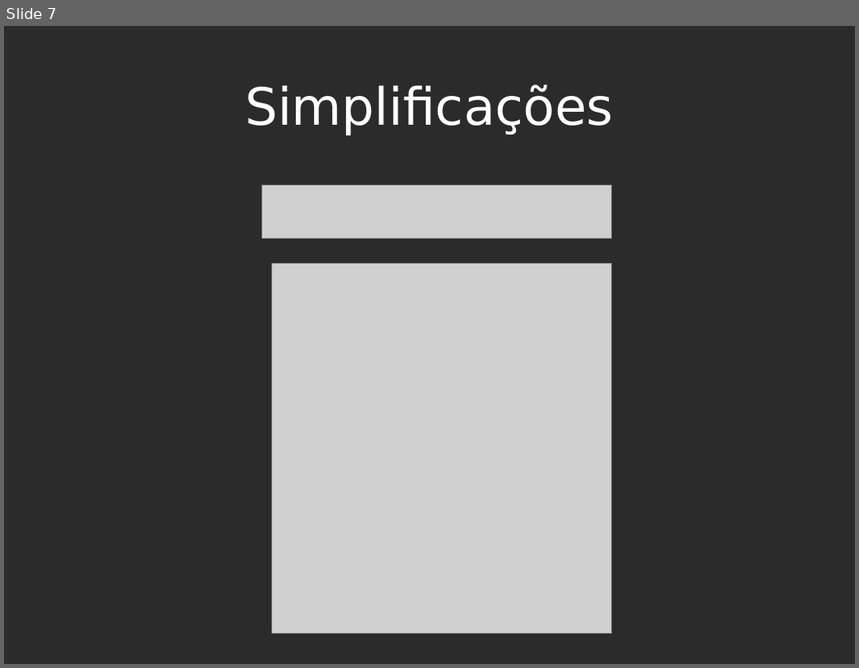
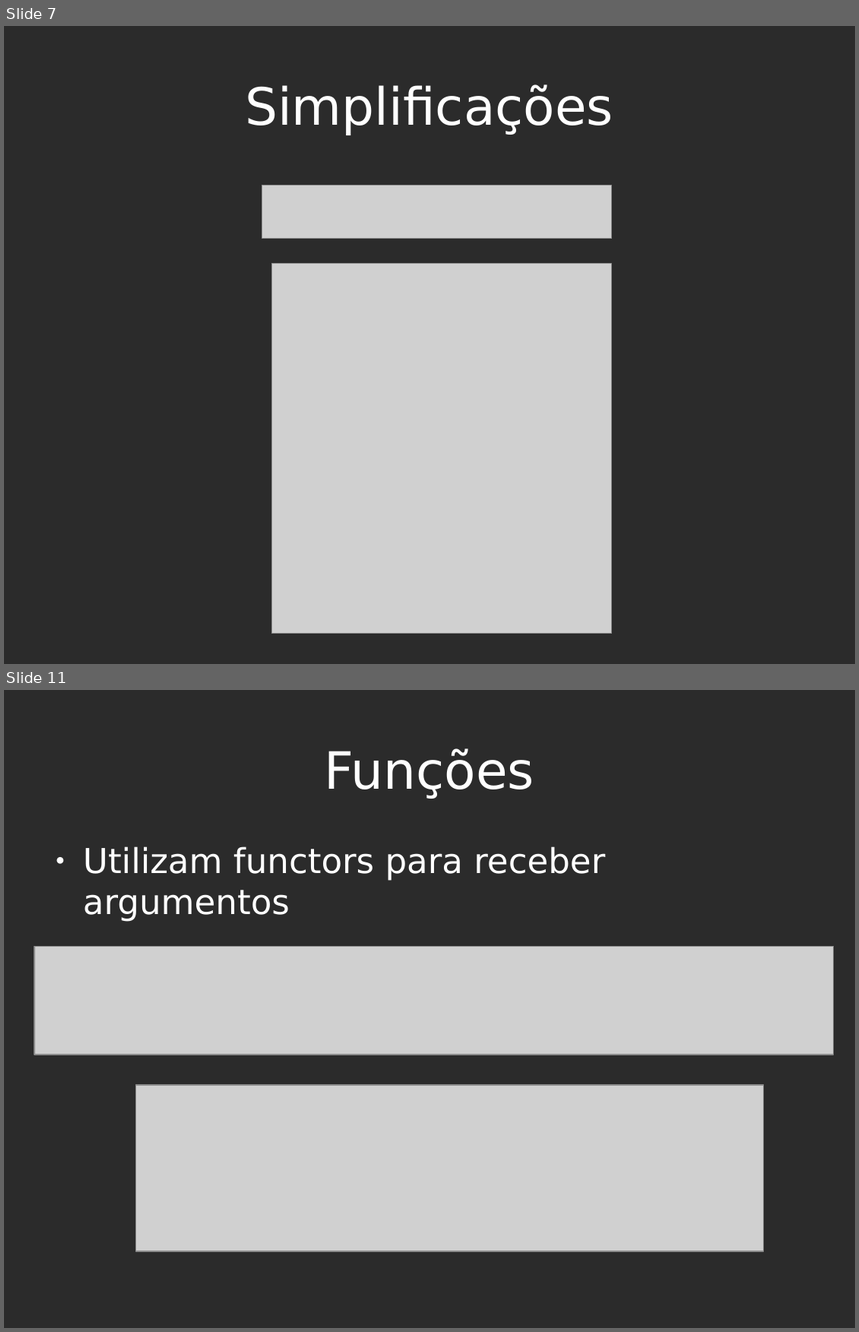
Before and after one commit to ArthurCarmo/mini-cas, a slide deck: doc/pmini-cas06.odp. Shown one above the other, each under a label of ours: slide 7 before the commit, slides 7 and 11 after it; the slides between them are not shown. The pictures are 859x668 and 859x1332 pixels, drawn with LibreOffice and Linux fonts; fonts in the diff are those of the drawing; grey boxes stand for pictures; background and template pictures are left out; a plain dark background stands for a picture behind light text. Boxes give left, top, right and bottom in pixels: in the first picture for what was removed or moved away, otherwise in the second. Text is boxed around its words. In the diff, an @@ line names an element or a change of style, - is before the commit and + after.

```diff
--- a/doc/pmini-cas06.odp
+++ b/doc/pmini-cas06.odp
@@ slide 11 added at <box>4,690,855,1328</box>, background picture (left out) @@
@@ title added at <box>325,749,534,799</box>, 48 pt, text #FFFFFF @@
+Funções
@@ text added at <box>83,847,605,922</box>, 32 pt, text #FFFFFF @@
+● Utilizam functors para receber argumentos
@@ picture added at <box>34,946,834,1056</box> @@
@@ picture added at <box>136,1085,765,1252</box> @@
```
Also in this commit, not shown: 1 slide changed, 5 other slides added, 4 other files.
